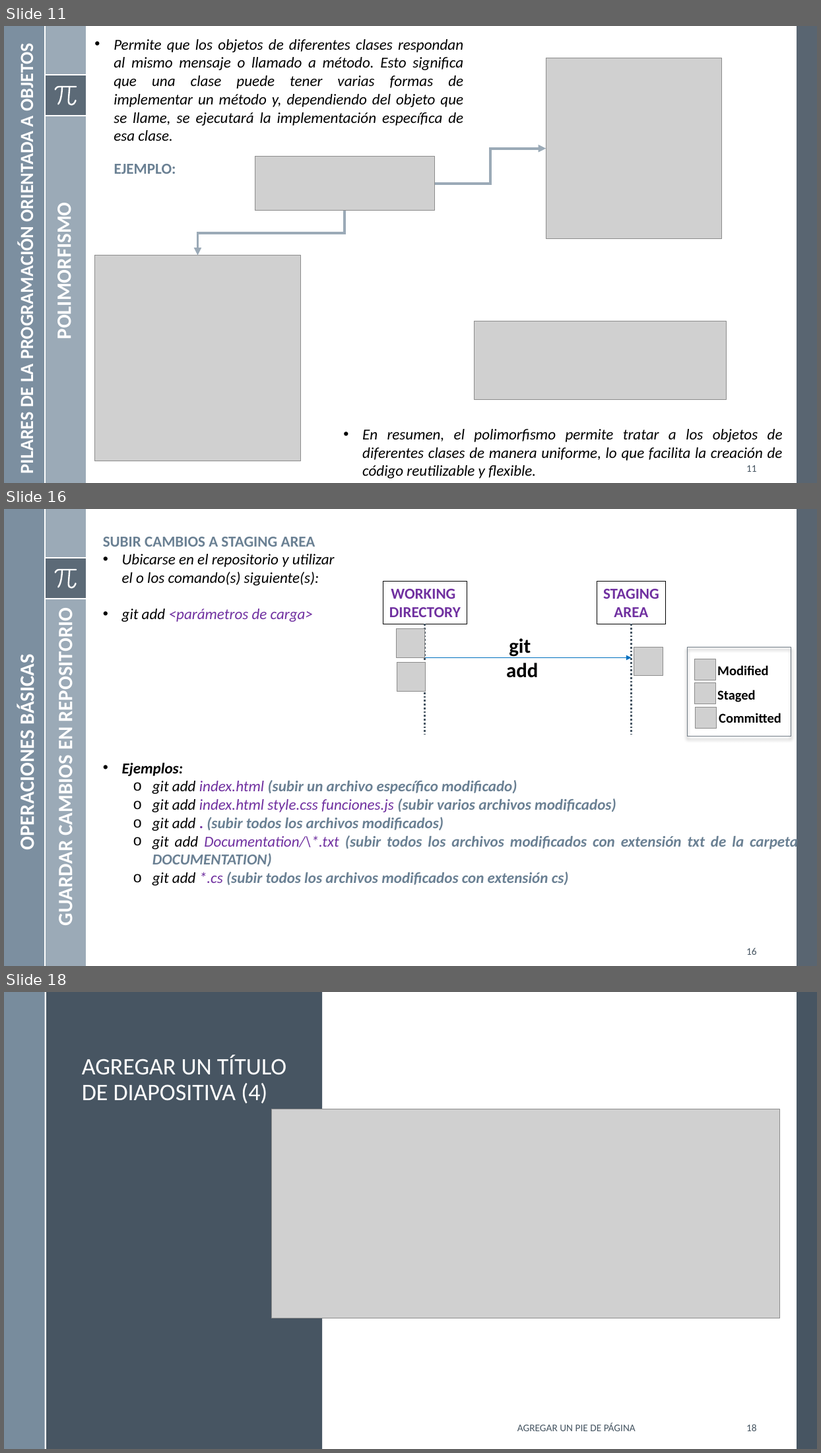
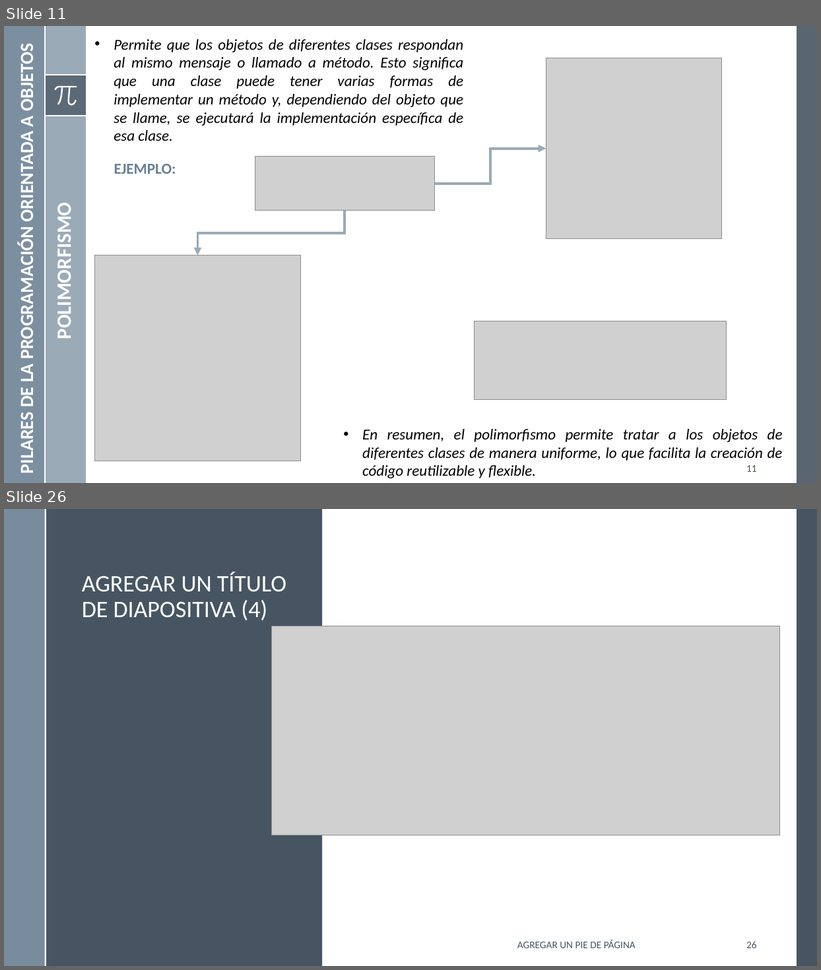
Before and after one commit to mgutierreza/Know, a slide deck: Programacion/POO/POO.pptx. Shown one above the other, each under a label of ours: slides 11, 16 and 18 before the commit, slides 11 and 26 after it; the slides between them are not shown. The pictures are 821x1453 and 821x970 pixels, drawn with LibreOffice and Linux fonts; fonts in the diff are those of the drawing; grey boxes stand for pictures. Boxes give left, top, right and bottom in pixels: in the first picture for what was removed or moved away, otherwise in the second. Text is boxed around its words. In the diff, an @@ line names an element or a change of style, - is before the commit and + after.

Commit message:
Carga de nuevas diapositivas
Carga de nuevas diapositivas

```diff
--- a/Programacion/POO/POO.pptx
+++ b/Programacion/POO/POO.pptx
@@ slide 16 removed at box(4, 509, 817, 966), background #FFFFFF; not listed: 8 template elements that a slide beside it also shows @@
@@ text removed at box(103, 537, 335, 622) @@
-SUBIR CAMBIOS A STAGING AREA
-• Ubicarse en el repositorio y utilizar el o los comando(s) siguiente(s):
-• git add <parámetros de carga>
@@ rectangle removed at box(383, 581, 467, 625) @@
-WORKING
-DIRECTORY
@@ rectangle removed at box(597, 581, 666, 625) @@
-STAGING
-AREA
@@ text removed at box(53, 619, 78, 923) @@
-GUARDAR CAMBIOS EN REPOSITORIO
@@ line removed from (425, 625) to (425, 735) @@
@@ line removed from (631, 625) to (631, 735) @@
@@ picture removed at box(396, 629, 425, 658) @@
@@ text removed at box(506, 638, 538, 678) @@
-git
-add
@@ text removed at box(15, 661, 40, 847) @@
-OPERACIONES BÁSICAS
@@ picture removed at box(397, 663, 426, 691) @@
@@ arrow removed from (425, 658) to (631, 658) @@
@@ picture removed at box(634, 648, 663, 676) @@
@@ rectangle removed at box(688, 648, 791, 737) @@
@@ picture removed at box(694, 659, 716, 681) @@
@@ text removed at box(717, 665, 769, 675) @@
-Modified
@@ picture removed at box(694, 683, 716, 704) @@
@@ text removed at box(717, 690, 755, 702) @@
-Staged
@@ picture removed at box(695, 707, 717, 729) @@
@@ text removed at box(719, 713, 781, 723) @@
-Committed
@@ text removed at box(122, 762, 798, 886) @@
-• Ejemplos:
-  o git add index.html (subir un archivo específico modificado)
-  o git add index.html style.css funciones.js (subir varios archivos modificados)
-  o git add . (subir todos los archivos modificados)
-  o git add Documentation/\*.txt (subir todos los archivos modificados con extensión txt de la carpeta DOCUMENTATION)
-  o git add *.cs (subir todos los archivos modificados con extensión cs)
@@ page number removed at box(746, 948, 757, 955) @@
-16
@@ what was slide 18 is now slide 26 @@
@@ page number at box(746, 941, 757, 949): text changed @@
-18
+26
```
Also in this commit, not shown: 1 slide changed, 14 slides added, 10 other slides removed, 2 other files.
